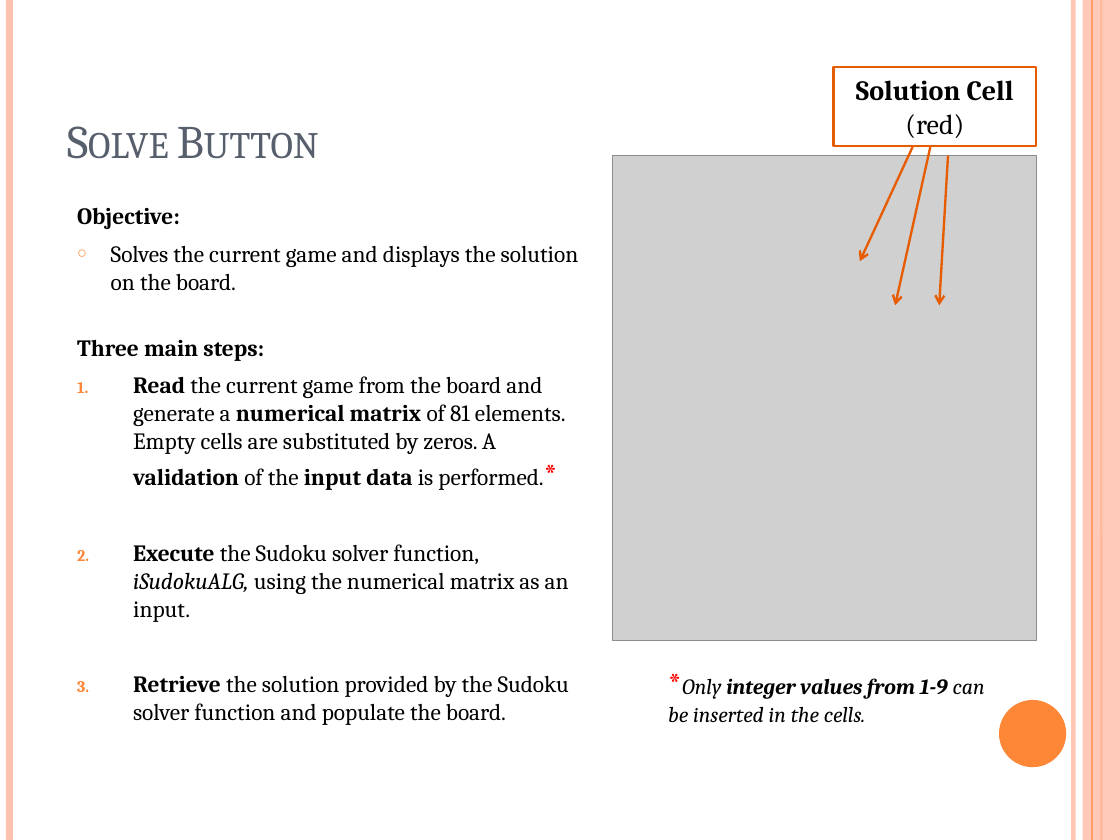
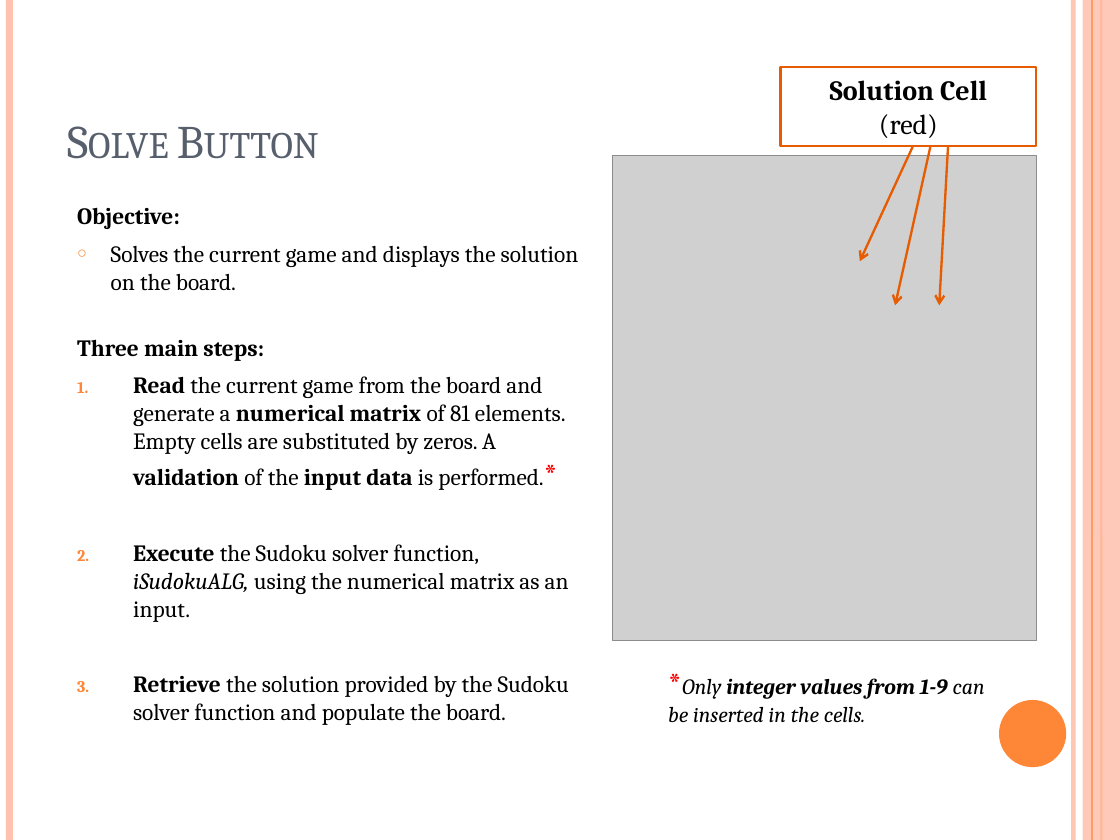
Before and after one commit to VivekVeeri/i-sudoku-matlab, a slide deck: slide 5 of doc/FINAL_PRESENTATION_updated.pptx. Drawn at 1120x840 pixels with LibreOffice and Linux fonts; fonts in the diff are those of the drawing; grey boxes stand for pictures. Boxes give left, top, right and bottom in pixels: in the first picture for what was removed or moved away, otherwise in the second. Text is boxed around its words. In the diff, an @@ line names an element or a change of style, - is before the commit and + after.

```diff
--- a/doc/FINAL_PRESENTATION_updated.pptx
+++ b/doc/FINAL_PRESENTATION_updated.pptx
@@ rectangle "Solution Cell": place and size @@
-rectangle "Solution Cell" at <box>833,67,1036,147</box>
+rectangle "Solution Cell" at <box>781,67,1036,147</box>
@@ arrow moved from (948, 156) - (940, 306) to (948, 147) - (940, 306) @@
```
Also in this commit, not shown: 3 other slides changed, 1 other file.
